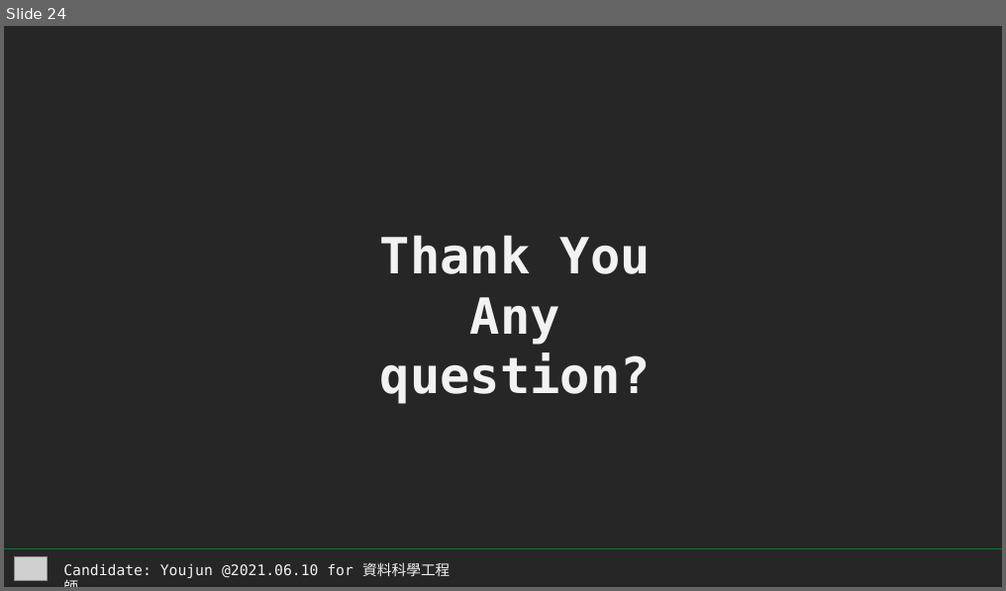
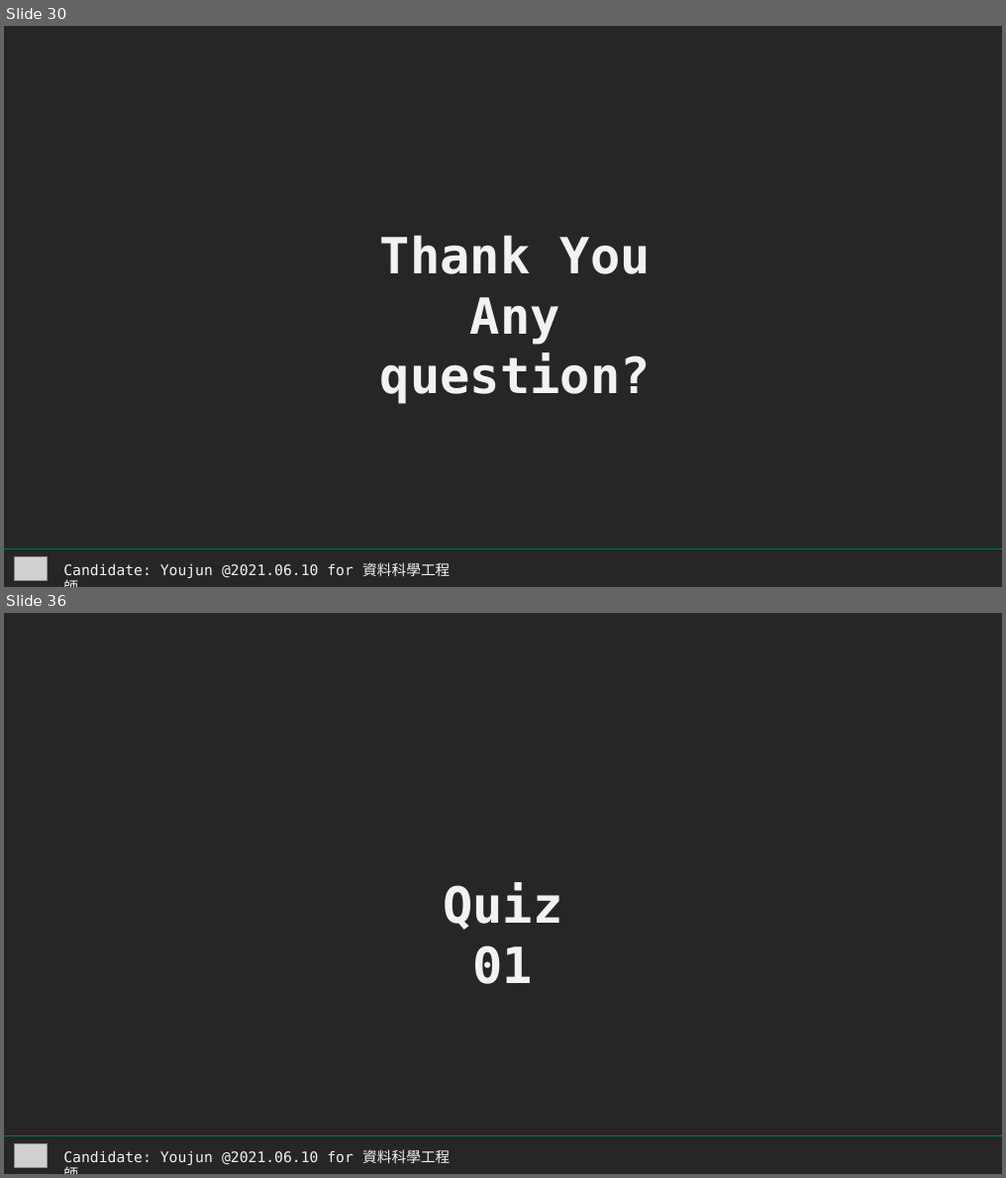
Before and after one commit to littlefish0331/cathay_intervie_591, a slide deck: report_youjun.pptx. Shown one above the other, each under a label of ours: slide 24 before the commit, slides 30 and 36 after it; the slides between them are not shown. The pictures are 1006x591 and 1006x1178 pixels, drawn with LibreOffice and Linux fonts; fonts in the diff are those of the drawing; grey boxes stand for pictures. Boxes give left, top, right and bottom in pixels: in the first picture for what was removed or moved away, otherwise in the second. Text is boxed around its words. In the diff, an @@ line names an element or a change of style, - is before the commit and + after.

```diff
--- a/report_youjun.pptx
+++ b/report_youjun.pptx
@@ slide 36 added at box(4, 613, 1002, 1174), background #262626 @@
@@ text added at box(443, 882, 562, 984), 48 pt, text #F2F2F2, bold @@
+Quiz 01
@@ line added from (4, 1137) to (1002, 1137), #087639 0.5 pt @@
@@ picture added at box(14, 1145, 47, 1167) @@
@@ text added at box(63, 1150, 450, 1165), 14 pt, text #F2F2F2 @@
+Candidate: Youjun @2021.06.10 for 資料科學工程師
@@ what was slide 24 is now slide 30 @@
```
Also in this commit, not shown: 30 other slides added, 3 slides removed, 14 other files.
